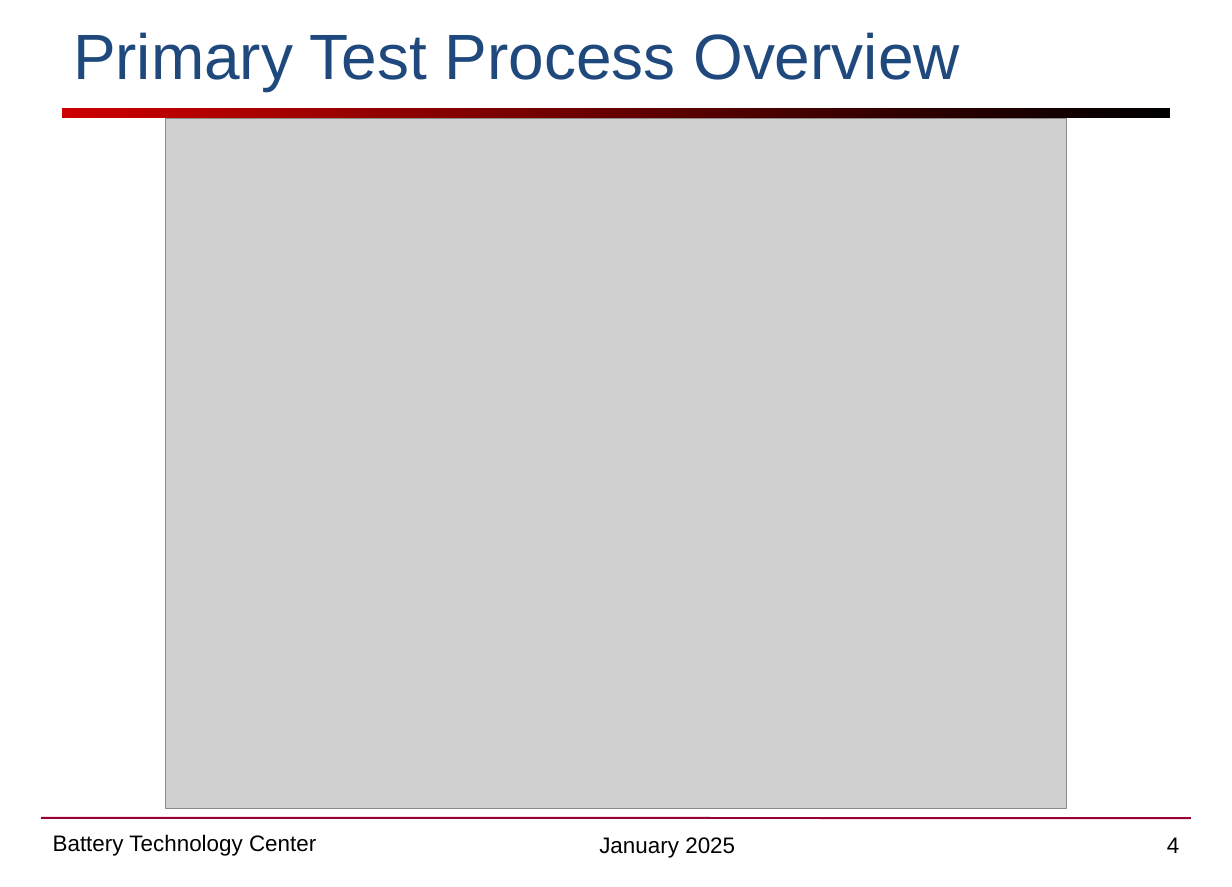
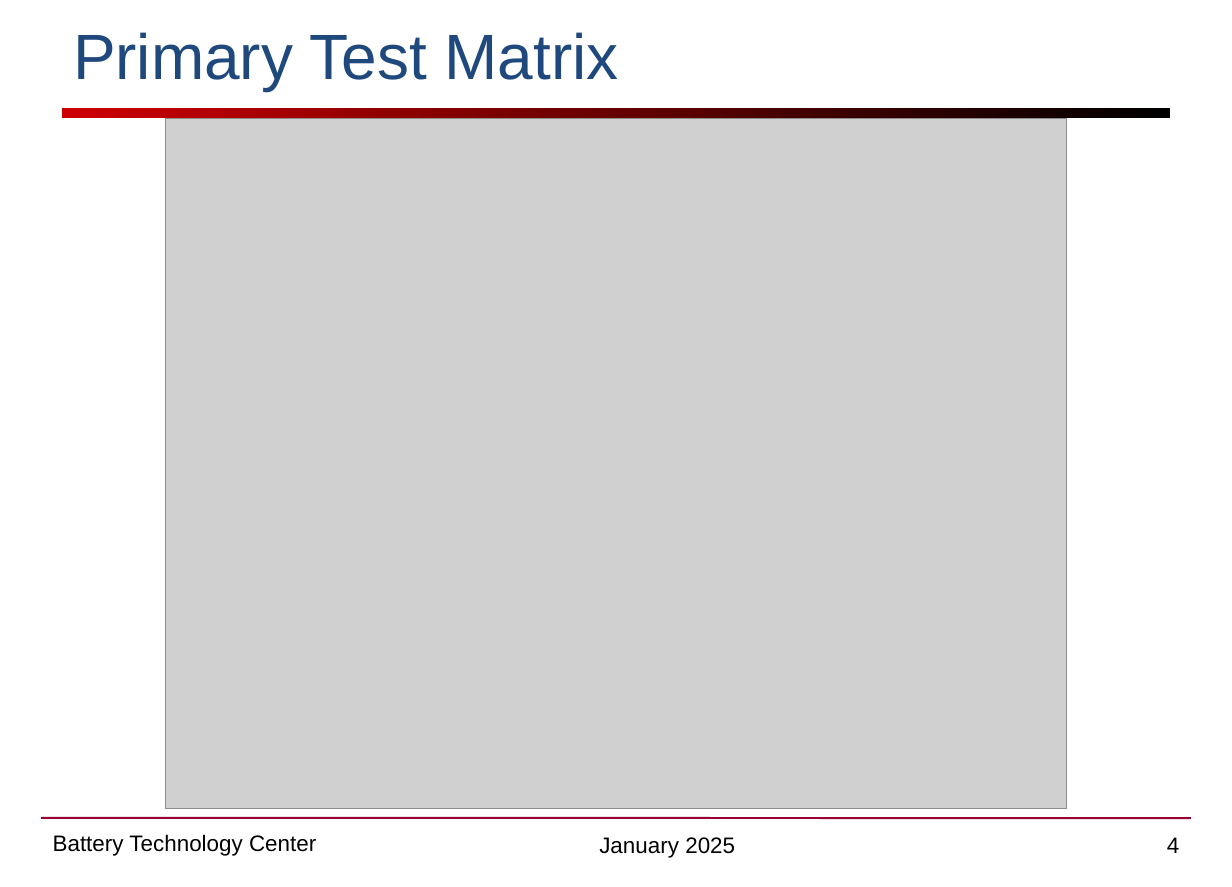
Before and after one commit to Fora1030/data-structures, a slide deck: slide 4 of 03. (FRA) BTC Software Programs - Update.pptx. Drawn at 1232x887 pixels with LibreOffice and Linux fonts; fonts in the diff are those of the drawing; grey boxes stand for pictures. Boxes give left, top, right and bottom in pixels: in the first picture for what was removed or moved away, otherwise in the second. Text is boxed around its words. In the diff, an @@ line names an element or a change of style, - is before the commit and + after.

```diff
--- a/03. (FRA) BTC Software Programs - Update.pptx
+++ b/03. (FRA) BTC Software Programs - Update.pptx
@@ title at (x1=73, y1=32, x2=619, y2=91): text changed @@
-Primary Test Process Overview
+Primary Test Matrix
```
Also in this commit, not shown: 1 other slide changed, 3 other files.
